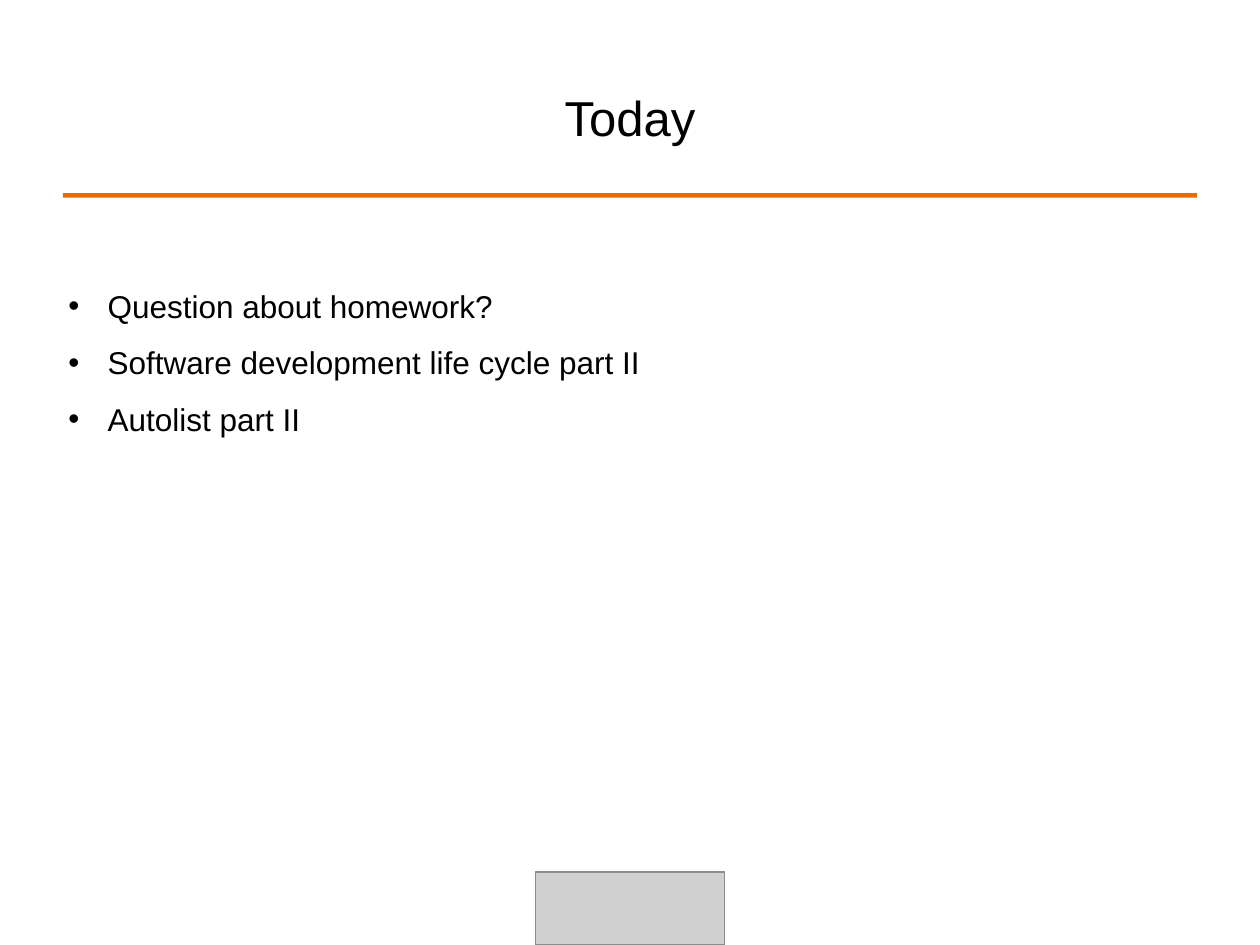
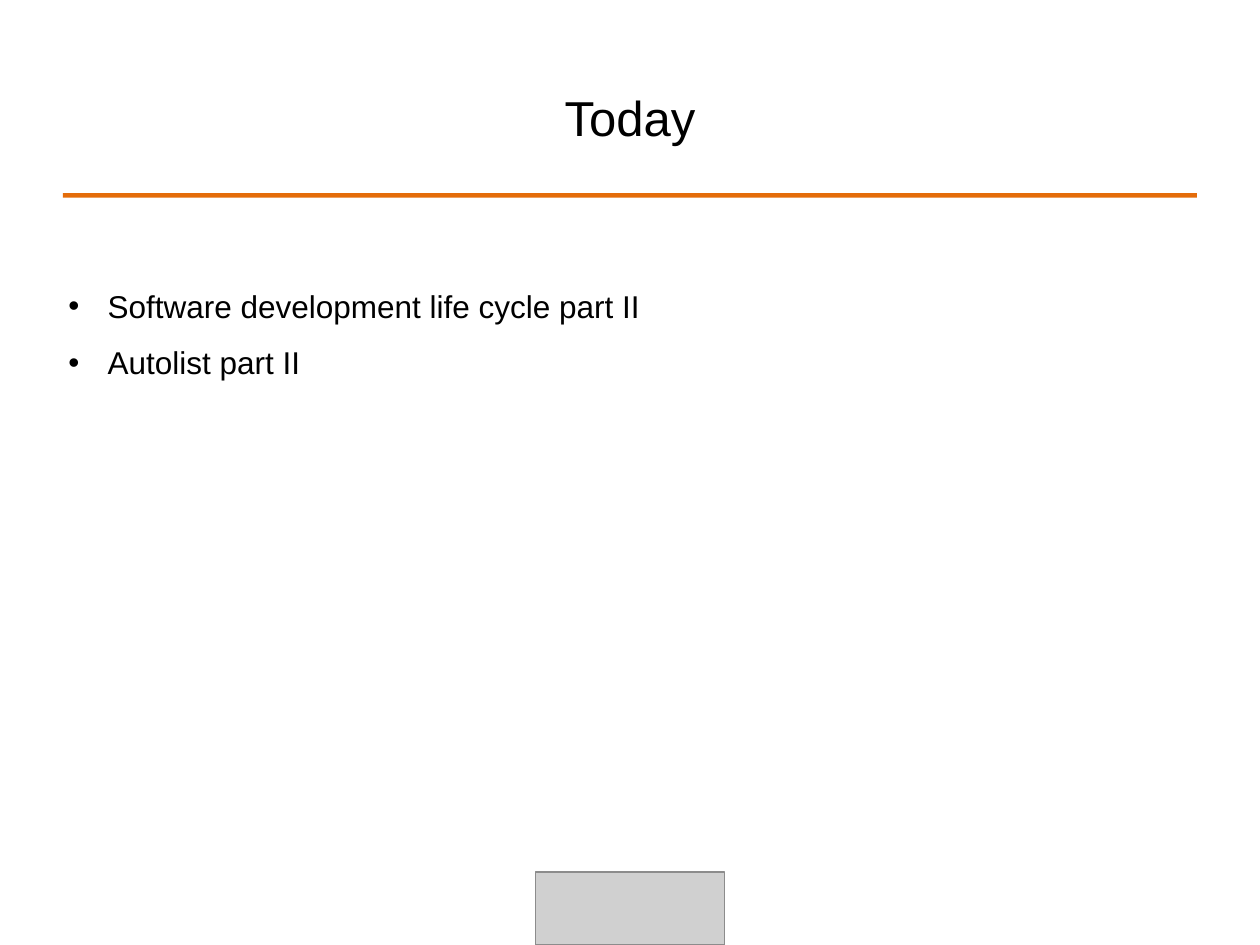
Before and after one commit to ALPHACamp/Camp-3-iOS-Dev, a slide deck: slide 3 of Class presentation/Week1 - Shyne/10-07-2014.ppt (slide 2 before the commit). Drawn at 1260x945 pixels with LibreOffice and Linux fonts; fonts in the diff are those of the drawing; grey boxes stand for pictures. Boxes give left, top, right and bottom in pixels: in the first picture for what was removed or moved away, otherwise in the second. Text is boxed around its words. In the diff, an @@ line names an element or a change of style, - is before the commit and + after.

```diff
--- a/Class presentation/Week1 - Shyne/10-07-2014.ppt
+++ b/Class presentation/Week1 - Shyne/10-07-2014.ppt
@@ text at bbox=[108, 295, 493, 324]: paragraph removed @@
-• Question about homework?
```
Also in this commit, not shown: 7 other slides changed, 2 slides added, 2 other files.
